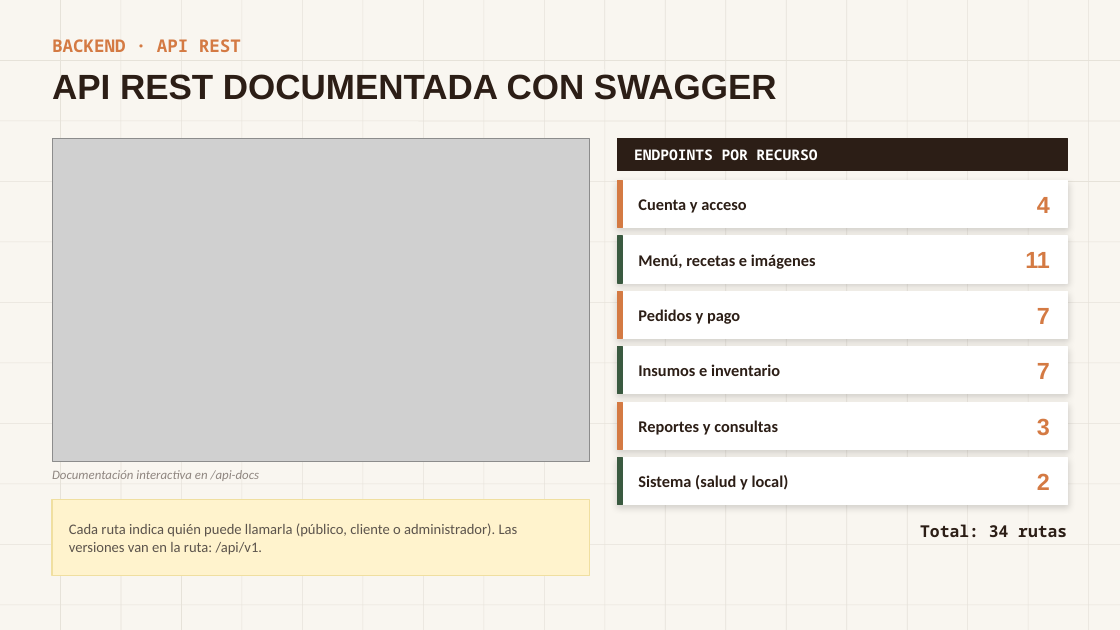
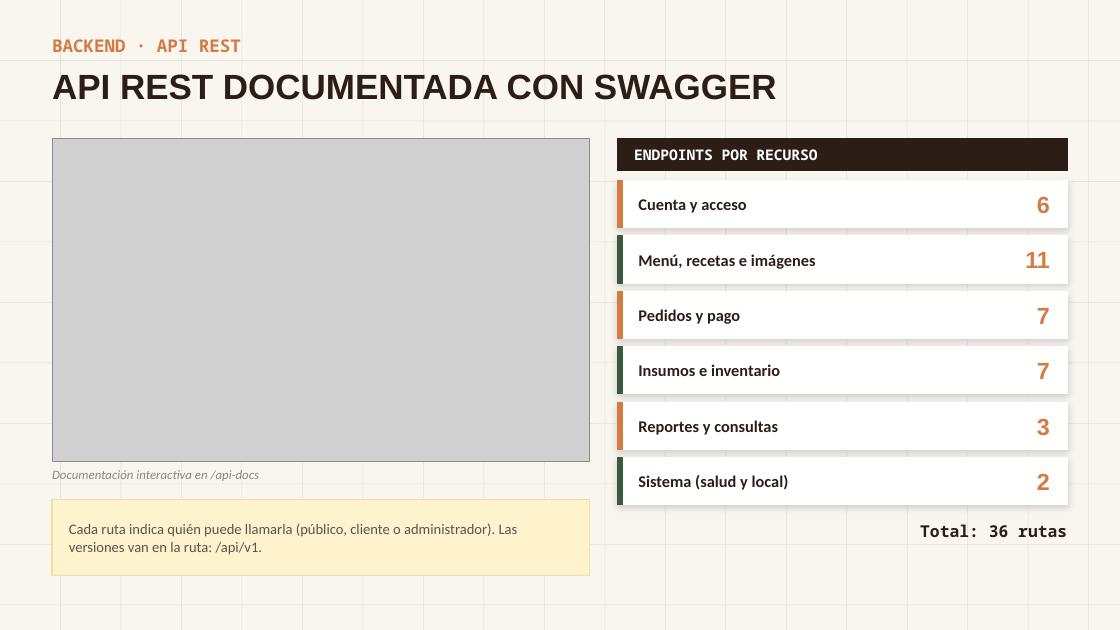
Before and after one commit to Pagina-Brookies/Pagina_Brookies, a slide deck: slide 4 of docs/Grupo20-BrookiesCoffee-Presentacion-Entrega2.pptx. Drawn at 1120x630 pixels with LibreOffice and Linux fonts; fonts in the diff are those of the drawing; grey boxes stand for pictures. Boxes give left, top, right and bottom in pixels: in the first picture for what was removed or moved away, otherwise in the second. Text is boxed around its words. In the diff, an @@ line names an element or a change of style, - is before the commit and + after.

```diff
--- a/docs/Grupo20-BrookiesCoffee-Presentacion-Entrega2.pptx
+++ b/docs/Grupo20-BrookiesCoffee-Presentacion-Entrega2.pptx
@@ text at <box>1037,196,1050,213</box>: text changed @@
-4
+6
@@ text at <box>920,524,1067,537</box>: text changed @@
-Total: 34 rutas
+Total: 36 rutas
```
Also in this commit, not shown: 5 other slides changed, 1 slide added, 1 other file.
